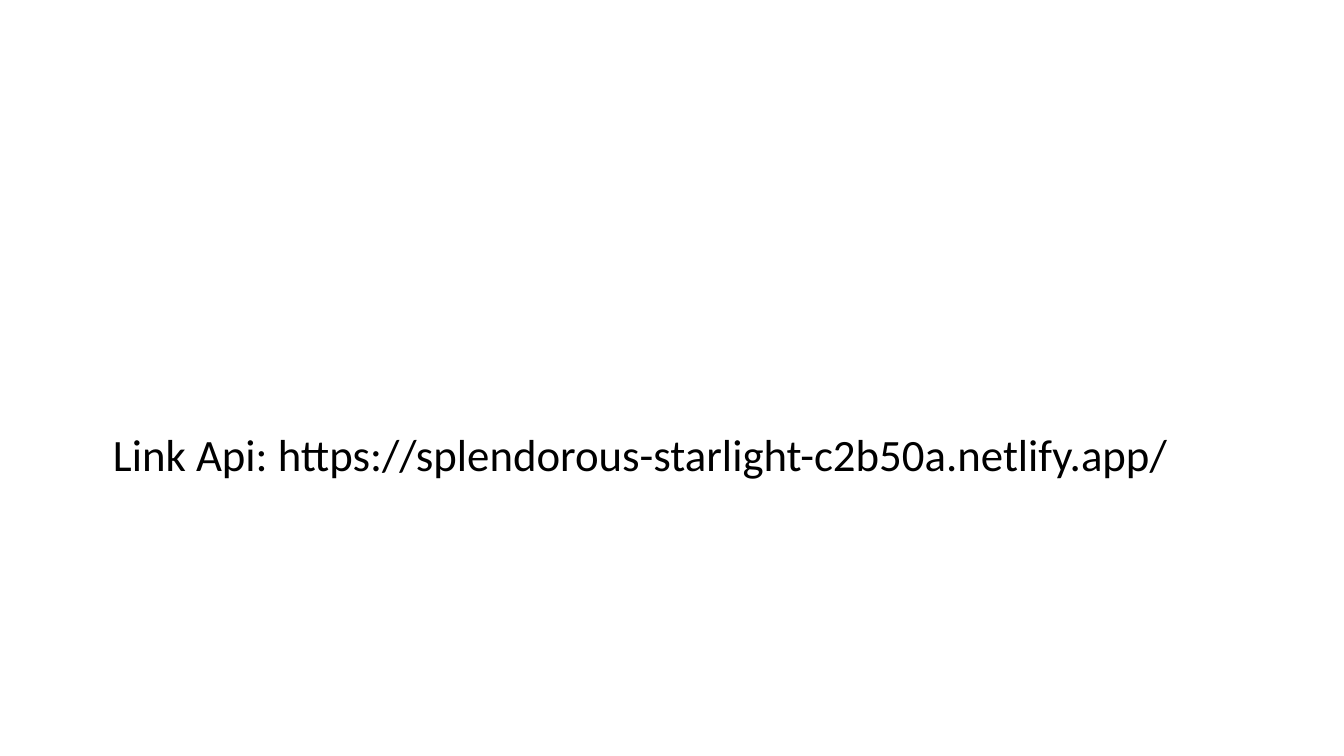
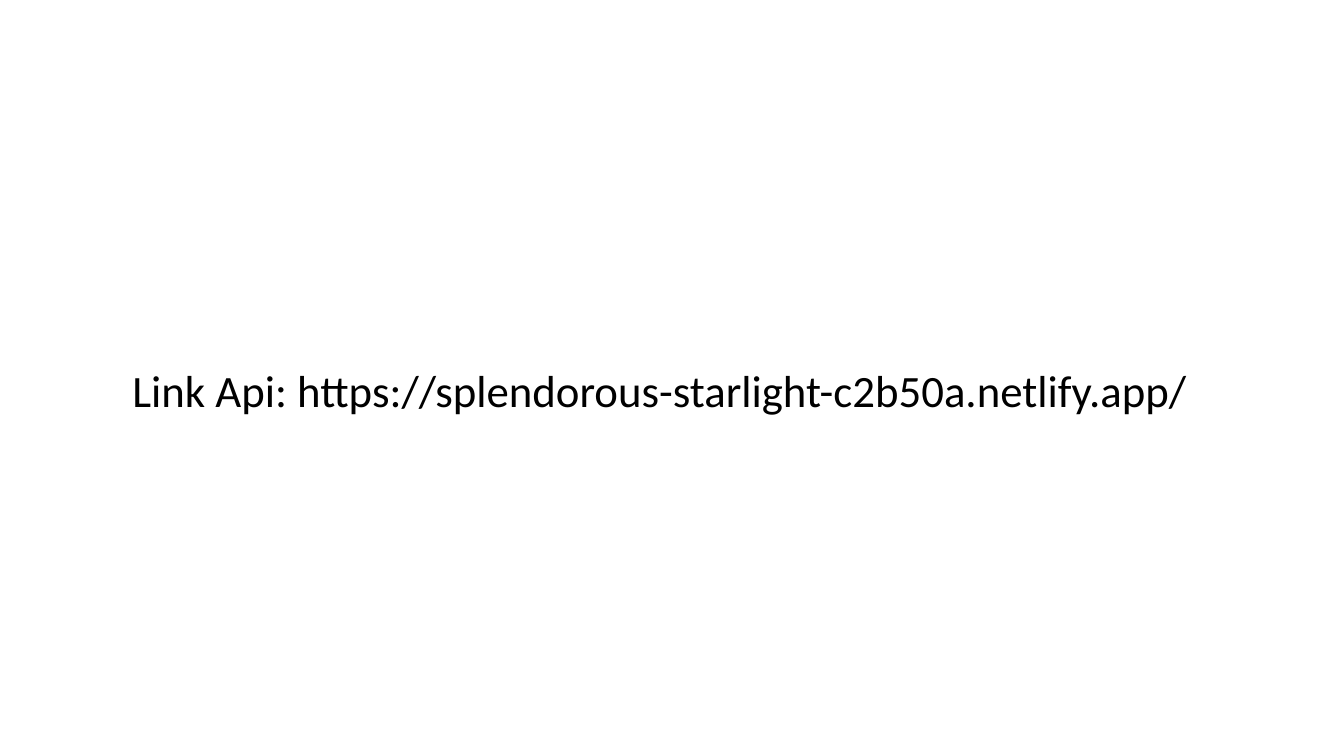
Before and after one commit to viniciuss1812/Almoxarifado, a slide deck: slide 10 of RegrasNegocio/RN_Requisitos.pptx. Drawn at 1344x756 pixels with LibreOffice and Linux fonts; fonts in the diff are those of the drawing. Boxes give left, top, right and bottom in pixels: in the first picture for what was removed or moved away, otherwise in the second. Text is boxed around its words. In the diff, an @@ line names an element or a change of style, - is before the commit and + after.

```diff
--- a/RegrasNegocio/RN_Requisitos.pptx
+++ b/RegrasNegocio/RN_Requisitos.pptx
@@ title "Link Api: https://splendorous-starlight-c2b50a.netlify.app/": place and size @@
-title "Link Api: https://splendorous-starlight-c2b50a.netlify.app/" at (113, 440, 1167, 479)
+title "Link Api: https://splendorous-starlight-c2b50a.netlify.app/" at (132, 376, 1186, 415)
```
Also in this commit, not shown: 5 other slides changed, 1 slide removed, 11 other files.
